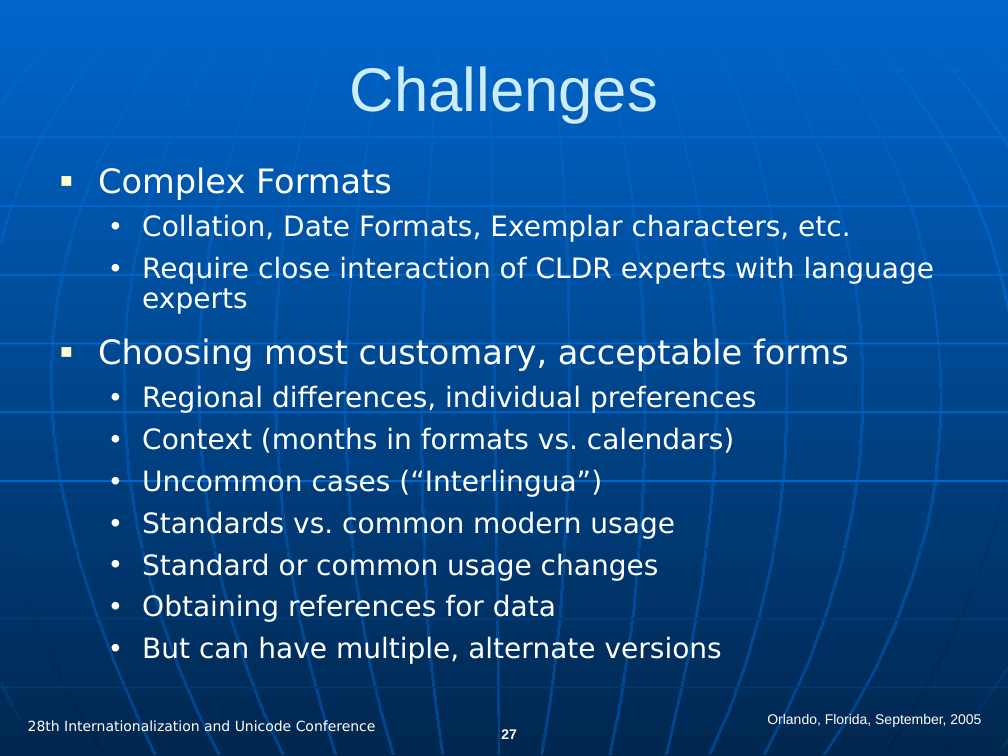
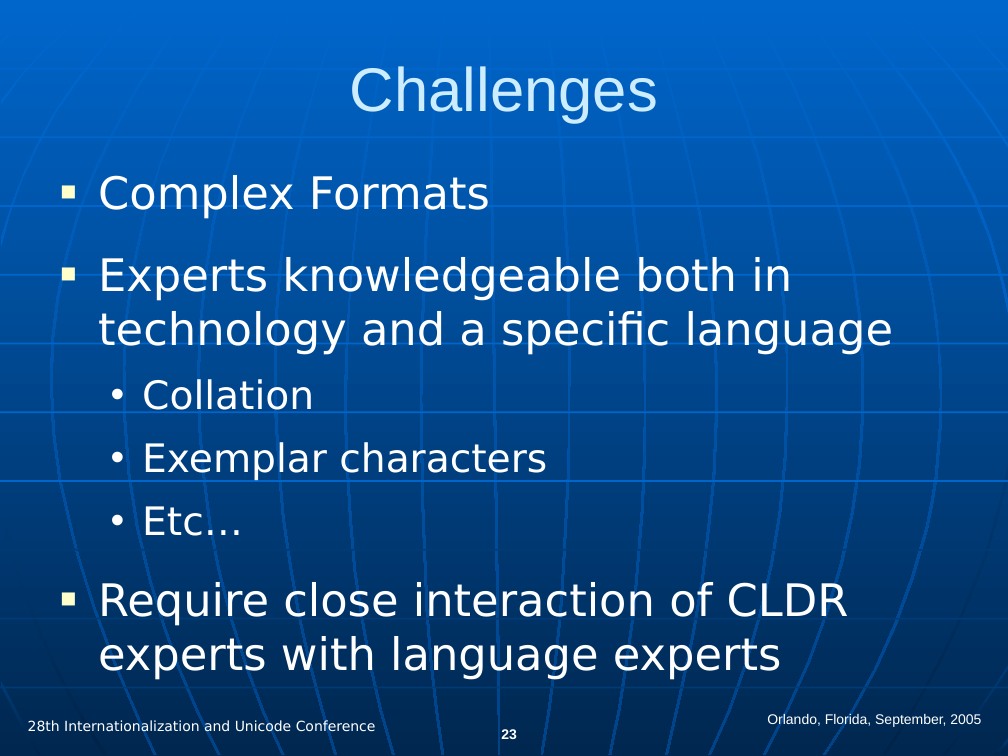
Before and after one commit to unicode-org/cldr, a slide deck: slide 23 of docs/presentations/cldr_overview.ppt (slide 27 before the commit). Drawn at 1008x756 pixels with LibreOffice and Linux fonts; fonts in the diff are those of the drawing. Boxes give left, top, right and bottom in pixels: in the first picture for what was removed or moved away, otherwise in the second. Text is boxed around its words. In the diff, an @@ line names an element or a change of style, - is before the commit and + after.

Commit message:
CLDR-0 presentation as presented at the IUC 28 conference
X-SVN-Rev: 1324

```diff
--- a/docs/presentations/cldr_overview.ppt
+++ b/docs/presentations/cldr_overview.ppt
@@ text at bbox=[98, 175, 849, 680]: size 24 to 32 pt in "Complex Formats"; size 20 to 32 pt in "Require close interaction of CLDR experts with ..."; line spacing 0.9 to 1; more space between paragraphs; bullet • to ■; list level 2 to 1 in "Require close interaction of CLDR ..."; bullet colour #FFFFFF to #FFFFCC @@
@@ text at bbox=[98, 257, 893, 541]: text changed; size 20 to 32 pt @@
-  • Collation, Date Formats, Exemplar characters, etc.
+■ Experts knowledgeable both in technology and a specific language
+  • Collation
+  • Exemplar characters
+  • Etc…
@@ text at bbox=[98, 338, 849, 665]: paragraphs removed @@
-■ Choosing most customary, acceptable forms
-  • Regional differences, individual preferences
-  • Context (months in formats vs. calendars)
-  • Uncommon cases (“Interlingua”)
-  • Standards vs. common modern usage
-  • Standard or common usage changes
-  • Obtaining references for data
-  • But can have multiple, alternate versions
@@ page number at bbox=[501, 729, 517, 739]: text changed @@
-27
+23
```
Also in this commit, not shown: 15 other slides changed, 2 slides added, 6 slides removed.
